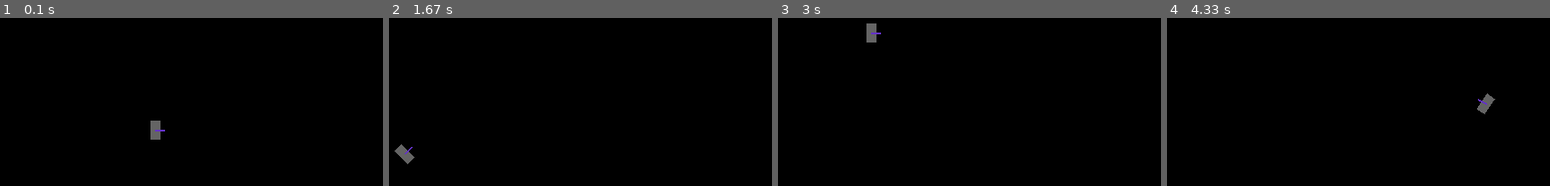
Above: before the commit, frames 1-4 (left to right).
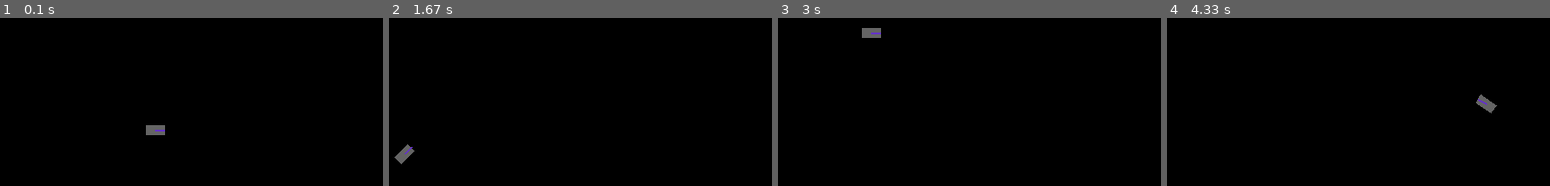
Above: after the commit, the same moments.

Repository: mgenkin/Attention-Project
Game: pygame game, started from poly_car.py
Two runs of this game, one before a commit and one after it. Both use one fixed random seed, a clock stepped at 60 frames per second and the inputs below.
Inputs:
- Up to frame 1 (0.1 s): no input
- Up to frame 2 (1.67 s): hold Right 0.33-0.8 s; hold Up 0.83-1.13 s; hold Right 1.17-1.63 s
- Up to frame 3 (3 s): hold Left 1.67-2.2 s; hold Down 2.23-2.53 s; hold Left 2.57-2.97 s
- Up to frame 4 (4.33 s): hold Up 3-3.37 s; hold Right 3.4-4.03 s; hold Down from 4.07 s (still down)

The runs differ from the first frame. In frame 1, 0.3% of the frame differs, in the area x 38-44%, y 61-73%; in frame 2, 0.3%; in frame 3, 0.3%; in frame 4, 0.3%.

Commit message:
added a polygon-based car model (poly_car.py).  You can move it around with your mouse.  It still goes off-screen, I haven't fixed that yet, but check it out.

Diff:
--- a/poly_car.py
+++ b/poly_car.py
@@ -63,7 +63,7 @@
         vel_theta = self.vel[1]
         s_x = self.size[0]
         c_x, c_y = self.center
-        disp_x, disp_y = self.to_xy((s_x, vel_theta))
+        disp_x, disp_y = self.to_xy((s_x/2.0, vel_theta))
         return [( int(c_x), int(c_y) ), ( int(c_x+disp_x), int(c_y+disp_y) )]
 
 if __name__ == '__main__':
@@ -76,7 +76,7 @@
     done = False
 
     # put the car in the center of the screen
-    car = Car((250, 250), (10, 20))
+    car = Car((250, 250), (20, 10))
     # start with zero acceleration
     acc = (0.0, 0.0)
 
